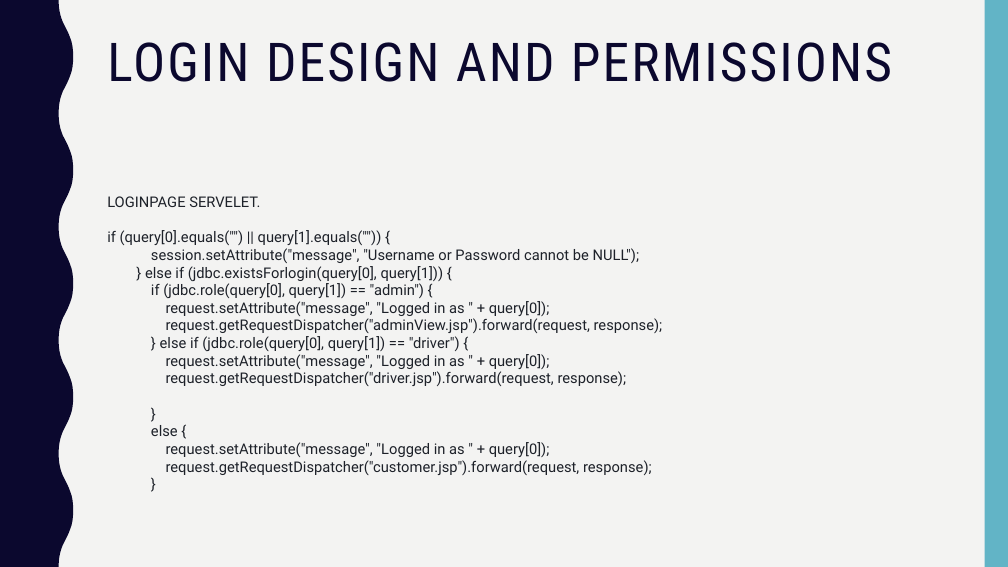
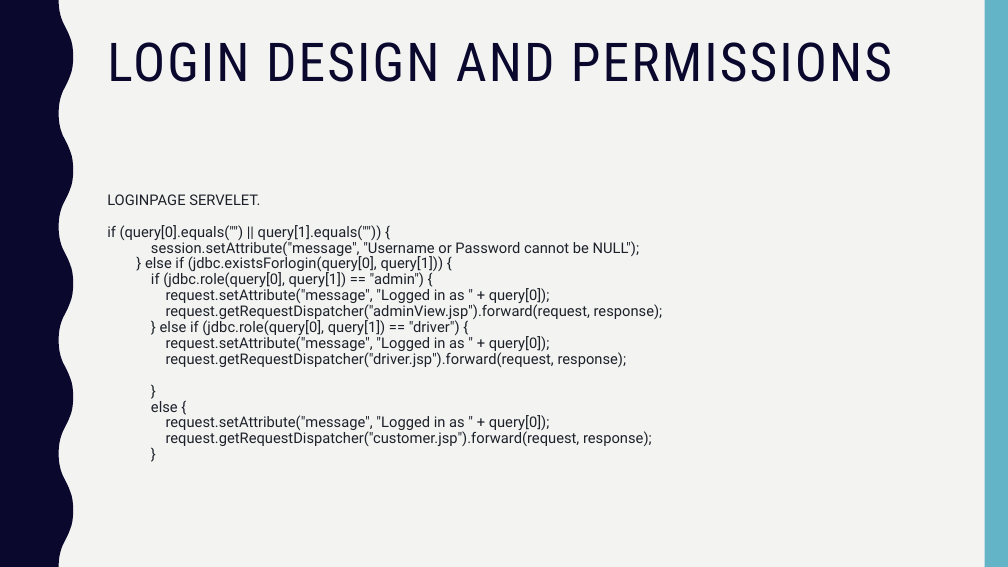
Before and after one commit to george98788/Enterprise-systems-development, a slide deck: slide 9 of Group 10 Sprint_1.pptx. Drawn at 1008x567 pixels with LibreOffice and Linux fonts; fonts in the diff are those of the drawing. Boxes give left, top, right and bottom in pixels: in the first picture for what was removed or moved away, otherwise in the second. Text is boxed around its words. In the diff, an @@ line names an element or a change of style, - is before the commit and + after.

```diff
--- a/Group 10 Sprint_1.pptx
+++ b/Group 10 Sprint_1.pptx
@@ text "LOGINPAGE SERVELET." at bbox=[107, 194, 663, 446]: line spacing 1 to 0.9 @@
```
Also in this commit, not shown: 2 other slides changed.
